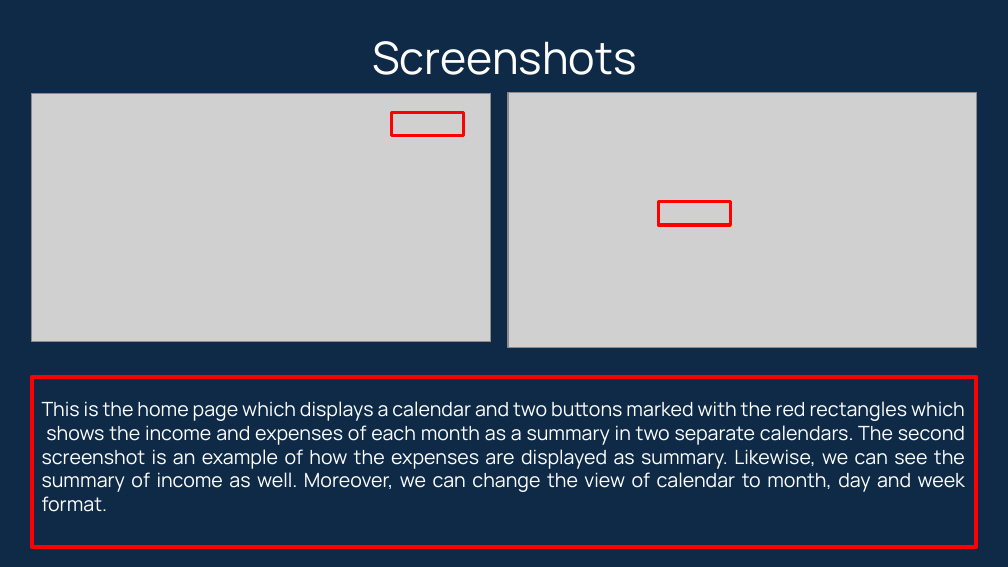
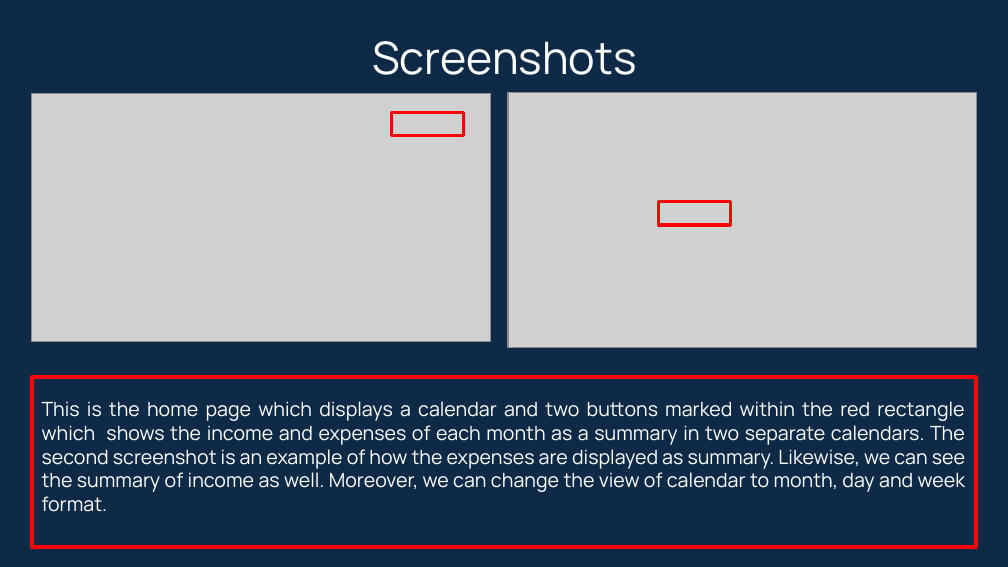
Before and after one commit to nithin200051/ExpenseManager, a slide deck: slide 10 of ExpenseManager-main/Project Presentation/Expense PPT.pptx. Drawn at 1008x567 pixels with LibreOffice and Linux fonts; fonts in the diff are those of the drawing; grey boxes stand for pictures. Boxes give left, top, right and bottom in pixels: in the first picture for what was removed or moved away, otherwise in the second. Text is boxed around its words. In the diff, an @@ line names an element or a change of style, - is before the commit and + after.

```diff
--- a/ExpenseManager-main/Project Presentation/Expense PPT.pptx
+++ b/ExpenseManager-main/Project Presentation/Expense PPT.pptx
@@ text at (42, 401, 965, 512): text changed @@
-This is the home page which displays a calendar and two buttons marked with the red rectangles which shows the income and expenses of each month as a summary in two separate calendars. The second screenshot is an example of how the expenses are displayed as summary. Likewise, we can see the summary of income as well. Moreover, we can change the view of calendar to month, day and week format.
+This is the home page which displays a calendar and two buttons marked within the red rectangle which shows the income and expenses of each month as a summary in two separate calendars. The second screenshot is an example of how the expenses are displayed as summary. Likewise, we can see the summary of income as well. Moreover, we can change the view of calendar to month, day and week format.
```
Also in this commit, not shown: 13 other slides changed.
